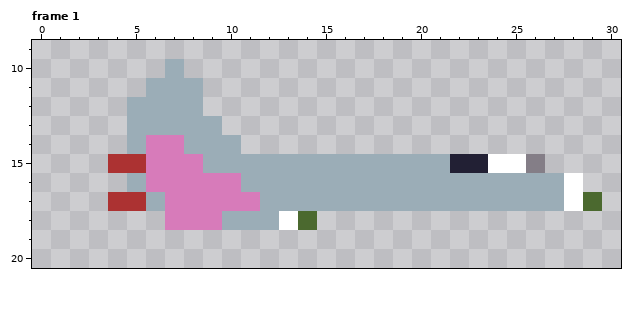
Two states of a pixel-art file, raws/player.aseprite. That is the earlier state.
32x32 pixels, 1 frame. Shown: frame 1: x 0..30, y 9..20. The commit also changed other frames, which this record leaves out.
Now the later version:
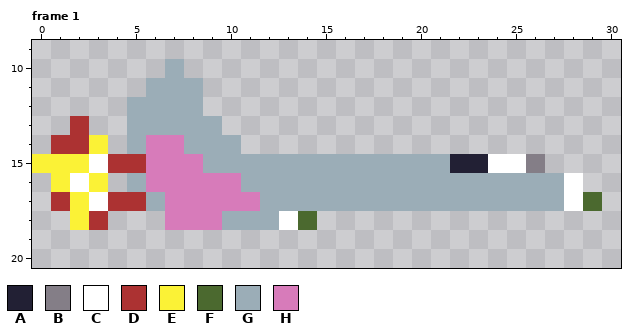
Palette (. is transparent): A #222034  B #847e87  C #ffffff  D #ac3232  E #fbf236  F #4b692f  G #9badb7  H #d77bba
Commit: sound and thrust
Diff:
layer "thrust" added
--- frame 1, layer "thrust"
@@ x 0..5 @@
 12 .....G
-13 .....G
-14 .....G
-15 ....DD
-16 .....G
-17 ....DD
-18 ......
+13 ..D..G
+14 .DDE.G
+15 EEECDD
+16 .ECE.G
+17 .DECDD
+18 ..ED..
 19 ......
Pixel boxes of the changes (left, top, right, bottom) in both pictures:
added: (32, 116, 108, 230)
